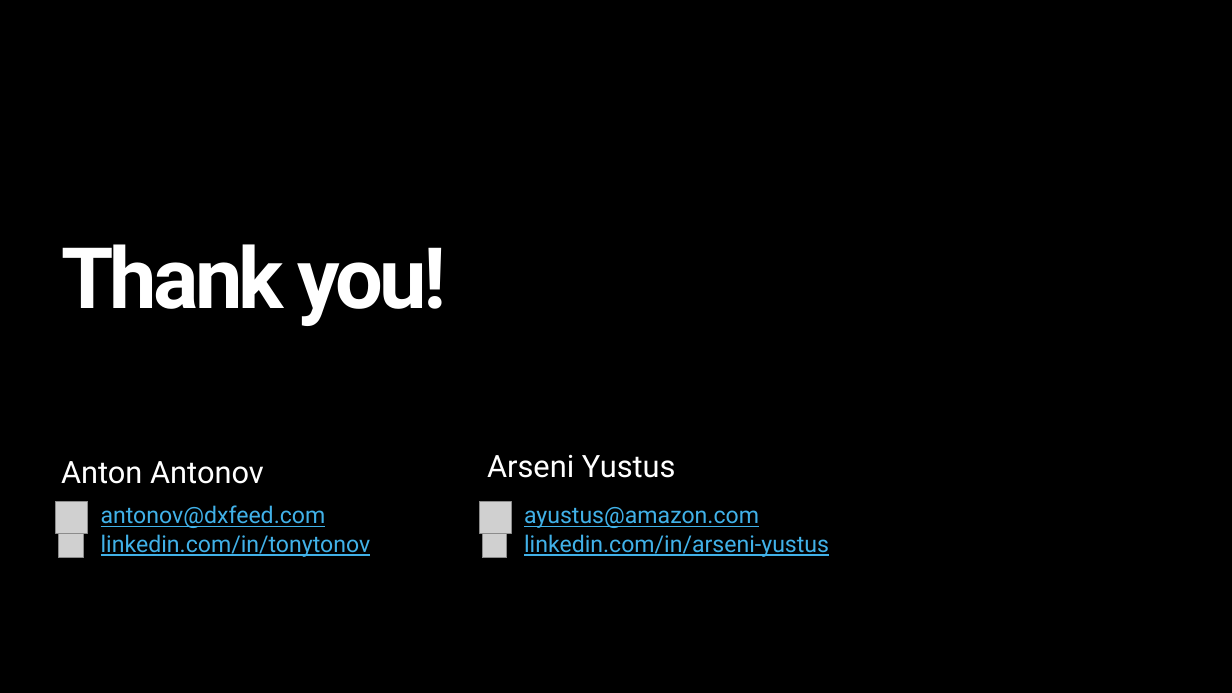
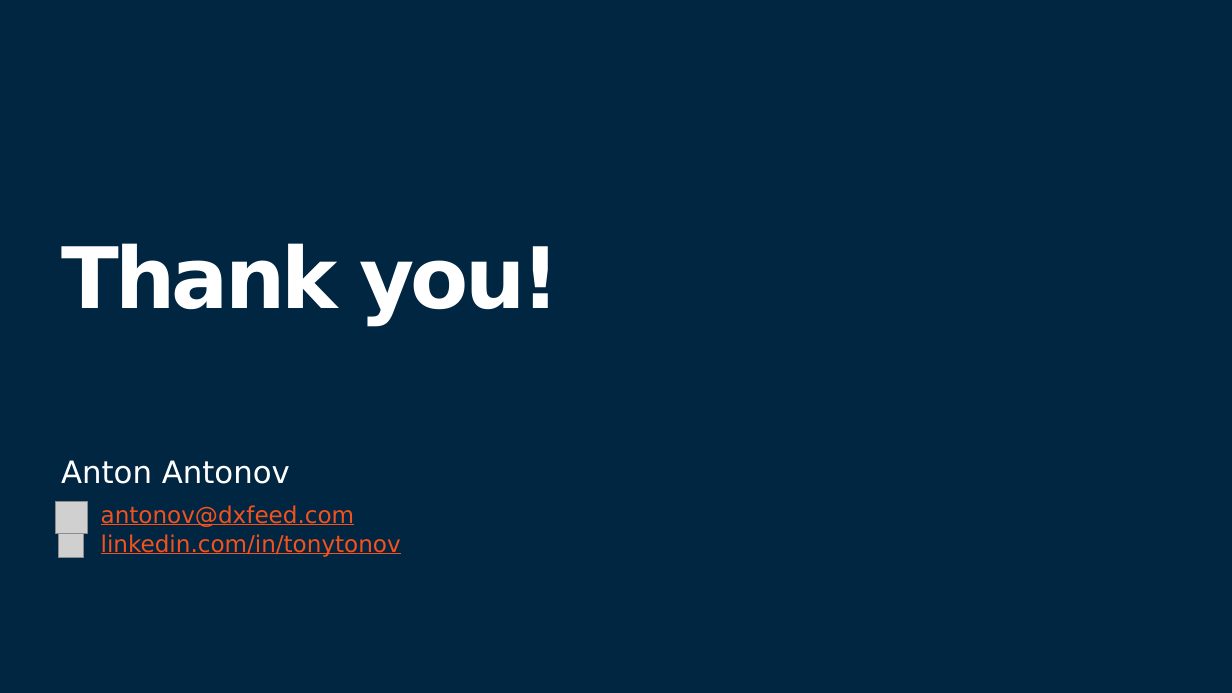
Before and after one commit to tonytonov/talks, a slide deck: slide 27 of 202609_aws_agentic_ai_munich/From_Demo_to_Production_A_Year_of_Agentic_AI_in_Financial_Markets.pptx (slide 39 before the commit). Drawn at 1232x693 pixels with LibreOffice and Linux fonts; fonts in the diff are those of the drawing; grey boxes stand for pictures; background and template pictures are left out. Boxes give left, top, right and bottom in pixels: in the first picture for what was removed or moved away, otherwise in the second. Text is boxed around its words. In the diff, an @@ line names an element or a change of style, - is before the commit and + after.

```diff
--- a/202609_aws_agentic_ai_munich/From_Demo_to_Production_A_Year_of_Agentic_AI_in_Financial_Markets.pptx
+++ b/202609_aws_agentic_ai_munich/From_Demo_to_Production_A_Year_of_Agentic_AI_in_Financial_Markets.pptx
@@ background picture (left out) to #002641 @@
@@ text "Thank you!" at bbox=[61, 243, 561, 324]: font Roboto to DejaVu Sans @@
@@ text "Anton Antonov" at bbox=[61, 460, 290, 484]: font Roboto to DejaVu Sans @@
@@ text removed at bbox=[487, 455, 676, 478] @@
-Arseni Yustus
@@ text "antonov@dxfeed.com" at bbox=[101, 505, 401, 557]: font Roboto to DejaVu Sans, text colour #41B1E8 to #F3511E @@
@@ picture removed at bbox=[479, 501, 511, 533] @@
@@ text removed at bbox=[524, 507, 829, 557] @@
-ayustus@amazon.com
-linkedin.com/in/arseni-yustus
@@ picture removed at bbox=[482, 533, 507, 558] @@
```
Also in this commit, not shown: 26 other slides changed, 12 slides removed, 1 other file.
